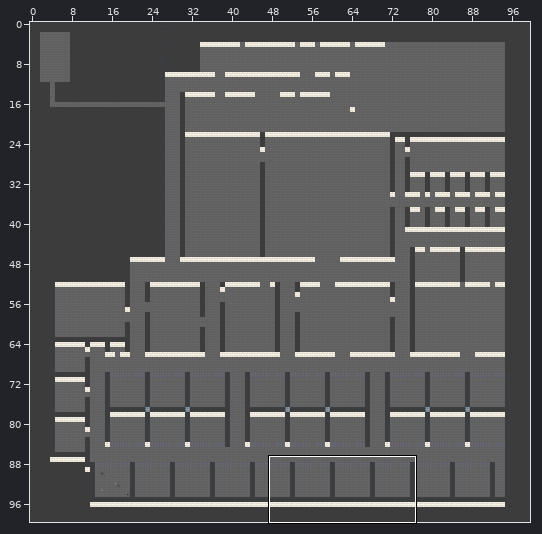
Tiled map, stored at Assets/WorldMap/Datas/Map/map1.tmx. The first picture is a wide view before the edit; the outline marks the close-up.
Close-up. As it was:
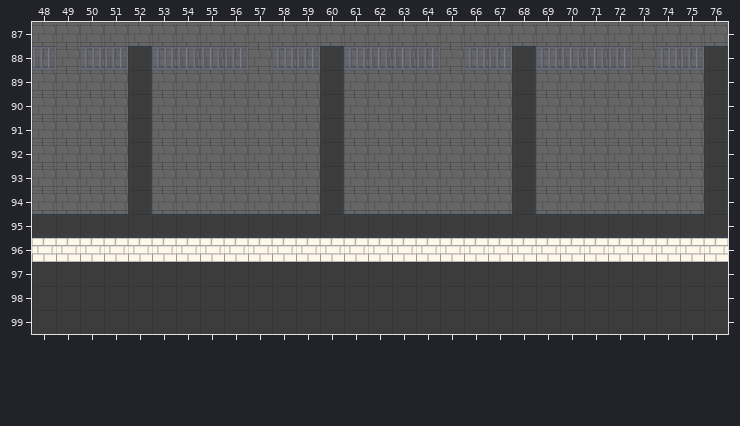
Cells are 64x64 px. Shown: x 48..76, y 87..99. The commit also changed other parts of the map, which this record leaves out. Tiles whose own drawing changed are shown in their newer look in all pictures.
The result:
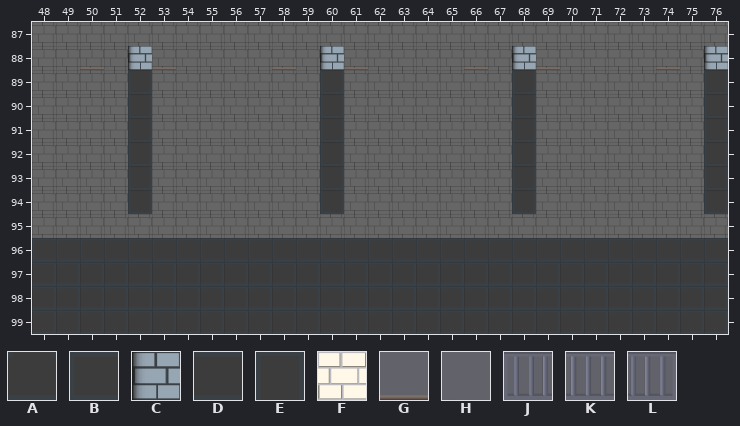
Key: from "basique": A 12, B 13, C 16, D 27, E 28, F 33, G 36, H 38, J 49, K 56, L 57.
_ is an empty cell.
Difference:
Layer "Mur0":
Tile F gives way to tile B in row 96 at x 48 to 76.
Tile E gives way to tile C in row 88 at x 52, 60, 68 and 76.
Tile J gives way to tile G in row 88 at x 50, 53, 58, 61, 66, 69 and 74.
Tile L gives way to tile H in row 88 at x 48, 51, 56, 59, 64, 67, 72 and 75.
Tile A is gone in row 95 at x 52, 60, 68 and 76.
Tile D is gone in row 95 at x 48 to 51, 53 to 59, 61 to 67 and 69 to 75.
Tile K is gone in row 88 at x 54 to 55, 62 to 63 and 70 to 71.
